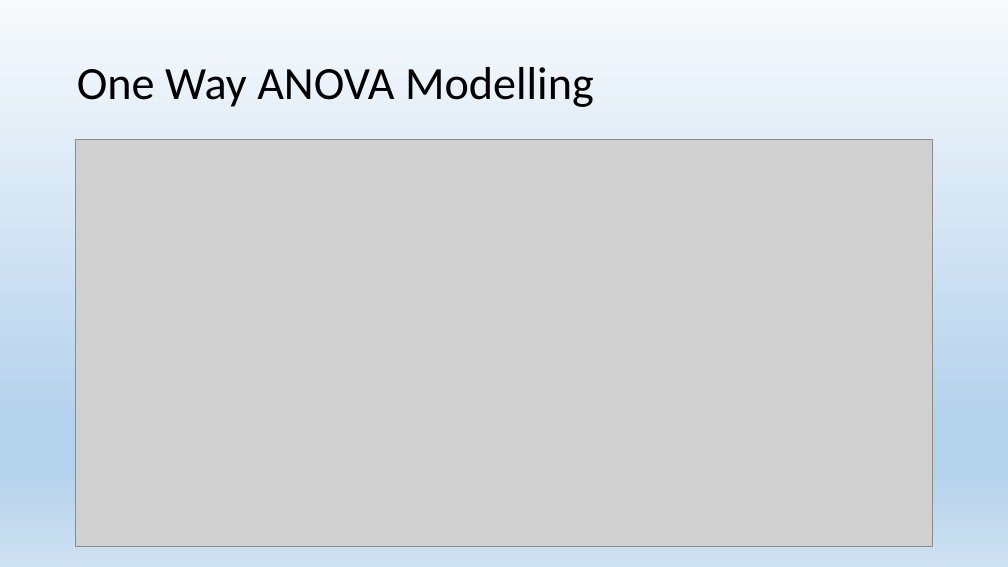
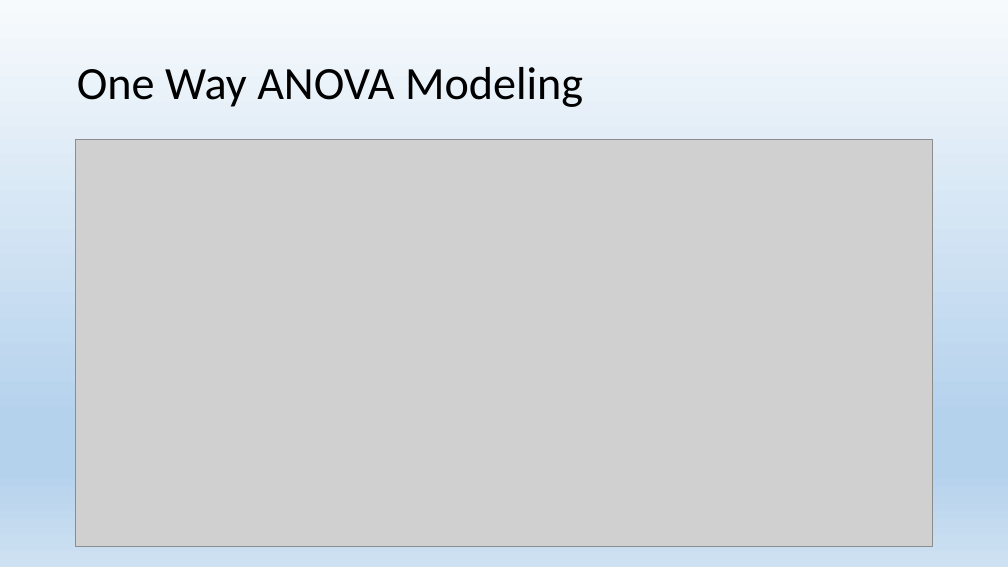
Before and after one commit to urvish-stat/Data-Science-using-SAS-and-Python, a slide deck: slide 38 of Docs/Hypothesis Testing and ANOVA .pptx. Drawn at 1008x567 pixels with LibreOffice and Linux fonts; fonts in the diff are those of the drawing; grey boxes stand for pictures. Boxes give left, top, right and bottom in pixels: in the first picture for what was removed or moved away, otherwise in the second. Text is boxed around its words. In the diff, an @@ line names an element or a change of style, - is before the commit and + after.

```diff
--- a/Docs/Hypothesis Testing and ANOVA .pptx
+++ b/Docs/Hypothesis Testing and ANOVA .pptx
@@ title at <box>77,67,583,107</box>: text changed @@
-One Way ANOVA Modelling
+One Way ANOVA Modeling
```
Also in this commit, not shown: 23 other slides changed.
